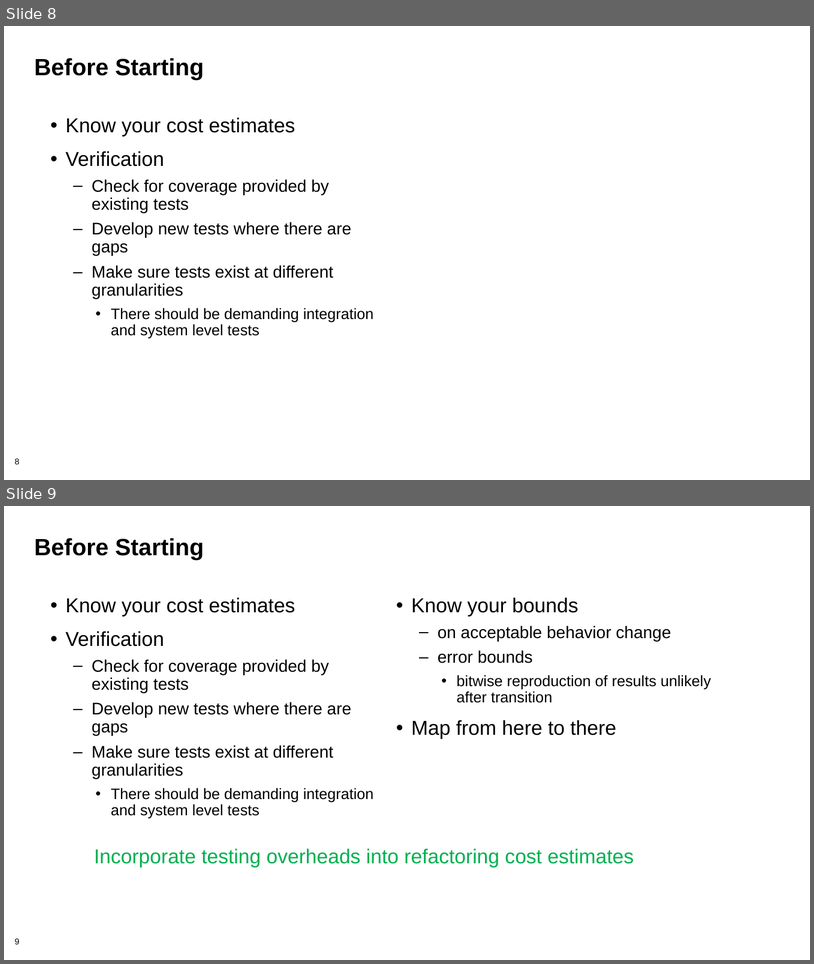
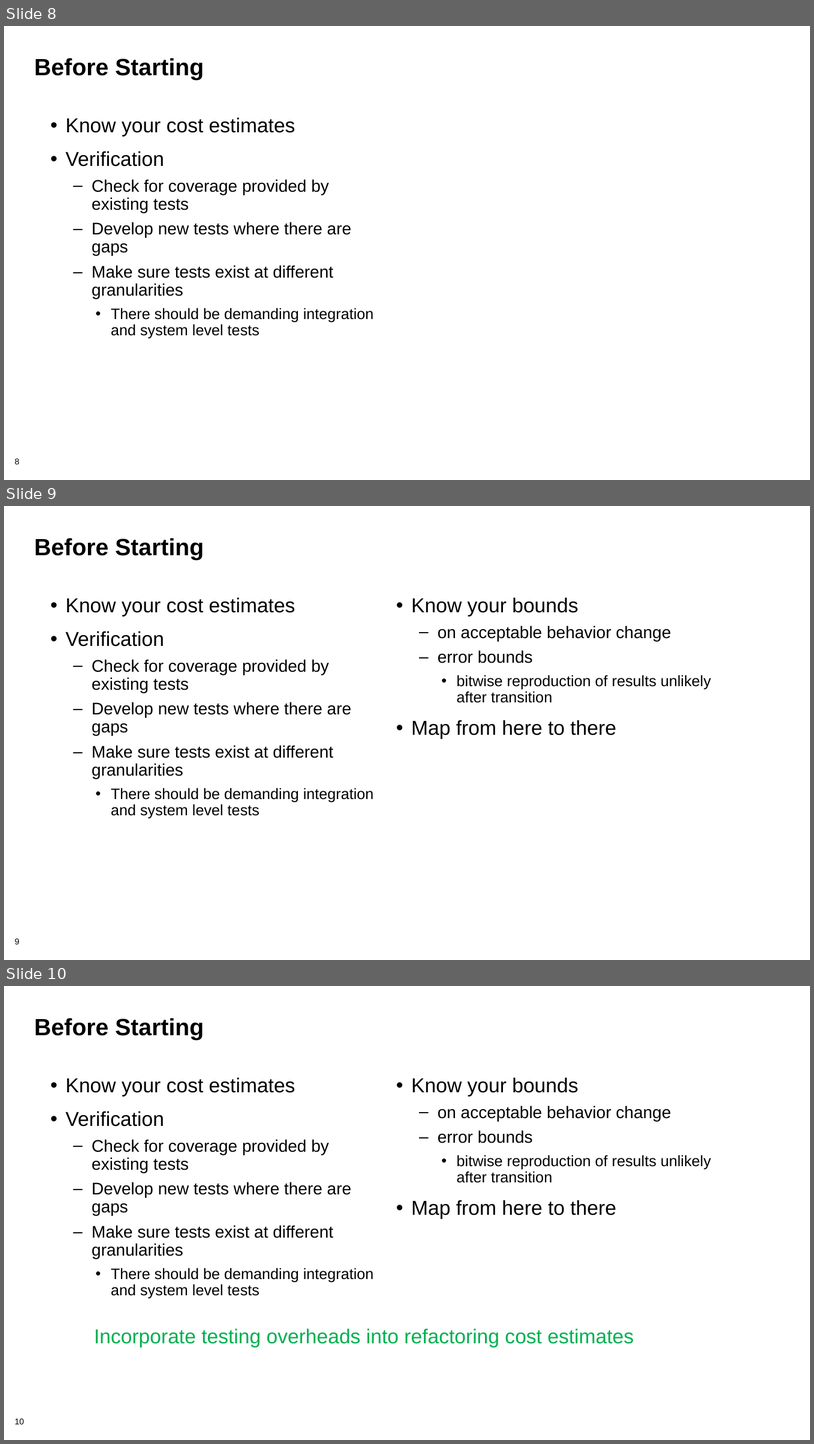
Before and after one commit to bssw-tutorial/presentations, a slide deck: refactoring.pptx. Shown one above the other, each under a label of ours: slides 8 and 9 before the commit, slides 8, 9 and 10 after it. The pictures are 814x964 and 814x1444 pixels, drawn with LibreOffice and Linux fonts; fonts in the diff are those of the drawing; background and template pictures are left out. Boxes give left, top, right and bottom in pixels: in the first picture for what was removed or moved away, otherwise in the second. Text is boxed around its words. In the diff, an @@ line names an element or a change of style, - is before the commit and + after.

```diff
--- a/refactoring.pptx
+++ b/refactoring.pptx
@@ slide 9 added at [4,506,810,960], background #FFFFFF; not listed: 1 template element that a slide beside it also shows @@
@@ title added at [34,538,204,560], 28 pt, text #000000, bold @@
+Before Starting
@@ text added at [66,597,374,819], 20 pt, text #000000 @@
+• Know your cost estimates
+• Verification
+  – Check for coverage provided by existing tests
+  – Develop new tests where there are gaps
+  – Make sure tests exist at different granularities
+    • There should be demanding integration and system level tests
@@ text added at [411,597,711,739], 18 pt, text #000000 @@
+• Know your bounds
+  – on acceptable behavior change
+  – error bounds
+    • bitwise reproduction of results unlikely after transition
+• Map from here to there
@@ what was slide 9 is now slide 10 @@
@@ page number at [15,1418,24,1424]: text changed @@
-9
+10
```
Also in this commit, not shown: 2 slides changed, 1 other file.
